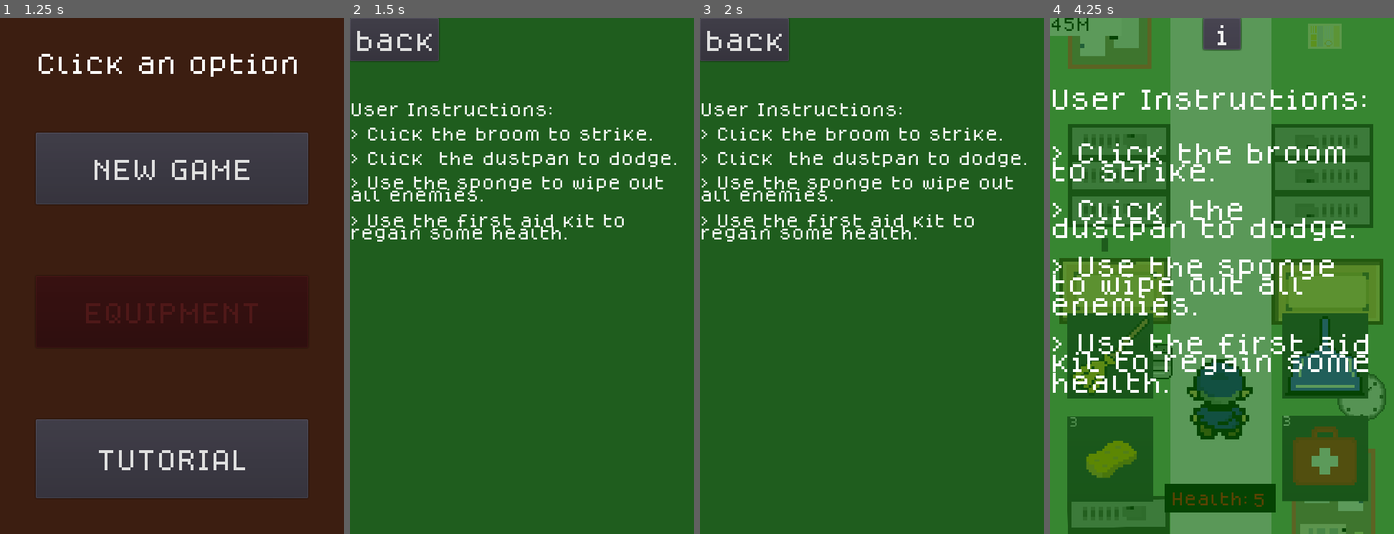
Above: before the commit, frames 1-4 (left to right).
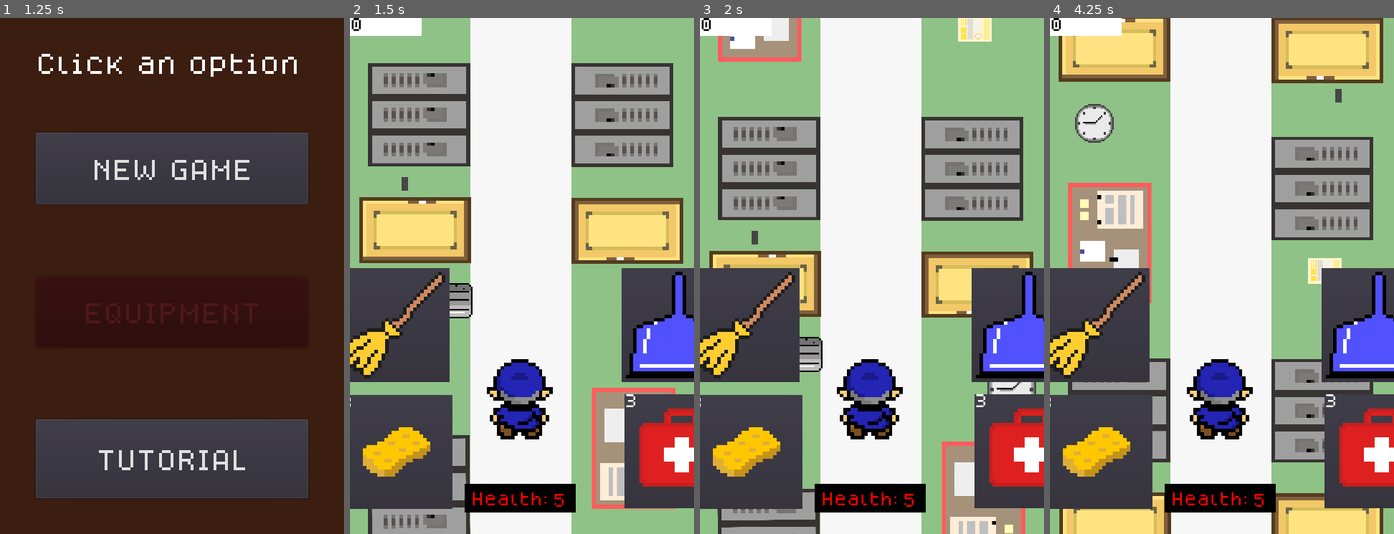
Above: after the commit, the same moments.

Repository: TheBroham7/Project-Sweep
Game: Godot game, scene res://scenes/title_screen.tscn
Two runs of this game, one before a commit and one after it. Both use one fixed random seed, a clock stepped at 60 frames per second and the inputs below.
Inputs (mouse positions are in pixels of both pictures, inside the frame that each line leads up to):
- Up to frame 1 (1.25 s): click "Click to Start" at 0.5 s
- Up to frame 2 (1.5 s): click "TUTORIAL" at 1.25 s
- Up to frame 3 (2 s): no input
- Up to frame 4 (4.25 s): click (1094, 38) at 2 s, where only the run before the commit has a clickable "back"; click (1222, 167) at 2.75 s, where only the run before the commit has a clickable "NEW GAME"; click (1222, 33) at 3.5 s, where only the run before the commit has a clickable "i"

Frame 1 is identical in both runs. In frame 2, 99% of the frame differs, in the area x 0-100%, y 0-100%; in frame 3, 99%; in frame 4, 98%.

Commit message:
organizing files
moved files where they are supposed to be, got rid of the old tutorial and started on implementing the new proper tutorial

Diff:
--- a/Tutorial.gd
+++ /dev/null
@@ -1,7 +0,0 @@
-extends Control
-
-func _ready():
-	$MenuMusic.play()
-
-func _on_Button_pressed():
-	get_tree().change_scene("res://scenes/main_menu.tscn")
--- a/scenes/Tutorial.tscn
+++ b/scenes/Tutorial.tscn
@@ -1,55 +1,21 @@
 [gd_scene load_steps=6 format=2]
 
-[ext_resource path="res://assets/fonts/dogica/OTF/dogicapixel.otf" type="DynamicFontData" id=1]
-[ext_resource path="res://Tutorial.gd" type="Script" id=2]
-[ext_resource path="res://assets/music/menu_music.mp3" type="AudioStream" id=3]
+[ext_resource path="res://scenes/player.tscn" type="PackedScene" id=1]
+[ext_resource path="res://scenes/HUD.tscn" type="PackedScene" id=2]
+[ext_resource path="res://scenes/school_background.tscn" type="PackedScene" id=3]
+[ext_resource path="res://scenes/weapon_buttons.tscn" type="PackedScene" id=4]
+[ext_resource path="res://scenes/power_ups.tscn" type="PackedScene" id=5]
 
-[sub_resource type="DynamicFont" id=2]
-size = 20
-font_data = ExtResource( 1 )
+[node name="tutorial" type="Node2D"]
 
-[sub_resource type="DynamicFont" id=1]
-size = 32
-font_data = ExtResource( 1 )
+[node name="SchoolBackground" parent="." instance=ExtResource( 3 )]
 
-[node name="Tutorial" type="Control"]
-anchor_right = 1.0
-anchor_bottom = 1.0
-script = ExtResource( 2 )
+[node name="Player" parent="." instance=ExtResource( 1 )]
 
-[node name="Background" type="ColorRect" parent="."]
-margin_right = 480.0
-margin_bottom = 720.0
-color = Color( 0.0352941, 0.403922, 0.0235294, 0.658824 )
+[node name="weapon_buttons" parent="." instance=ExtResource( 4 )]
+position = Vector2( -21, -211 )
 
-[node name="RichTextLabel" type="RichTextLabel" parent="Background"]
-margin_right = 476.0
-margin_bottom = 4142.0
-custom_fonts/normal_font = SubResource( 2 )
-text = "
+[node name="power_ups" parent="." instance=ExtResource( 5 )]
+position = Vector2( -17, -34 )
 
-
-
-
-
-
-User Instructions:
-
-> Click the broom to strike.
-
-> Click  the dustpan to dodge.
-
-> Use the sponge to wipe out all enemies.
-
-> Use the first aid kit to regain some health. "
-
-[node name="Button" type="Button" parent="Background"]
-margin_right = 120.0
-margin_bottom = 60.0
-custom_fonts/font = SubResource( 1 )
-text = "back"
-
-[node name="MenuMusic" type="AudioStreamPlayer" parent="."]
-stream = ExtResource( 3 )
-
-[connection signal="pressed" from="Background/Button" to="." method="_on_Button_pressed"]
+[node name="HUD" parent="." instance=ExtResource( 2 )]
--- a/scenes/book_projectile.tscn
+++ b/scenes/book_projectile.tscn
@@ -1,7 +1,8 @@
 [gd_scene load_steps=4 format=2]
 
 [ext_resource path="res://assets/enemies/classroom_boss/red_book_1.PNG" type="Texture" id=1]
-[ext_resource path="res://scenes/book_projectile.gd" type="Script" id=2]
+[ext_resource path="res://scripts/book_projectile.gd" type="Script" id=2]
+
 
 [sub_resource type="CapsuleShape2D" id=1]
 radius = 16.0
--- a/scenes/broom.gd
+++ /dev/null
@@ -1,15 +0,0 @@
-extends Area2D
-
-func _ready():
-	hide()
-	rotation = 0
-
-func _process(delta):
-	rotation_degrees += -10
-
-func _on_Player_broom():
-	$SwingAnimation.start()
-	show()
-
-func _on_SwingAnimation_timeout():
-	hide()
--- a/scenes/broom.tscn
+++ b/scenes/broom.tscn
@@ -1,7 +1,8 @@
 [gd_scene load_steps=4 format=2]
 
 [ext_resource path="res://assets/weapons/weapon_broom.png" type="Texture" id=1]
-[ext_resource path="res://scenes/broom.gd" type="Script" id=2]
+[ext_resource path="res://scripts/broom.gd" type="Script" id=2]
+
 
 [sub_resource type="RectangleShape2D" id=2]
 extents = Vector2( 53, 56 )
--- a/scenes/classroom_boss.tscn
+++ b/scenes/classroom_boss.tscn
@@ -3,7 +3,7 @@
 [ext_resource path="res://assets/enemies/classroom_boss/classroom_boss_2.PNG" type="Texture" id=1]
 [ext_resource path="res://assets/enemies/classroom_boss/classroom_boss_1.PNG" type="Texture" id=2]
 [ext_resource path="res://assets/enemies/classroom_boss/Iclassroom_boss_3.PNG" type="Texture" id=3]
-[ext_resource path="res://scenes/classroom_boss.gd" type="Script" id=4]
+[ext_resource path="res://scripts/classroom_boss.gd" type="Script" id=4]
 
 [sub_resource type="SpriteFrames" id=1]
 animations = [ {
--- a/scenes/dustpan.tscn
+++ b/scenes/dustpan.tscn
@@ -1,7 +1,8 @@
 [gd_scene load_steps=4 format=2]
 
-[ext_resource path="res://scenes/dustpan.gd" type="Script" id=1]
+[ext_resource path="res://scripts/dustpan.gd" type="Script" id=1]
 [ext_resource path="res://assets/weapons/weapon_dustpan.png" type="Texture" id=2]
+
 
 [sub_resource type="RectangleShape2D" id=1]
 extents = Vector2( 57.5, 10 )
--- a/scenes/main.tscn
+++ b/scenes/main.tscn
@@ -50,10 +50,10 @@
 [node name="BossSpawnPoint" type="Position2D" parent="."]
 position = Vector2( 238, 96 )
 
-[node name="CanvasLayer" type="CanvasLayer" parent="."]
+[node name="pause_button" type="CanvasLayer" parent="."]
 layer = 100
 
-[node name="Button" type="Button" parent="CanvasLayer"]
+[node name="Button" type="Button" parent="pause_button"]
 anchor_left = 0.5
 anchor_right = 0.5
 margin_left = -26.0
@@ -62,20 +62,20 @@
 custom_fonts/font = SubResource( 1 )
 text = "i"
 
-[node name="Pause" type="Control" parent="CanvasLayer/Button"]
+[node name="Pause" type="Control" parent="pause_button/Button"]
 pause_mode = 2
 visible = false
 margin_right = 486.0
 margin_bottom = 4123.0
 script = ExtResource( 7 )
 
-[node name="Background" type="ColorRect" parent="CanvasLayer/Button/Pause"]
+[node name="Background" type="ColorRect" parent="pause_button/Button/Pause"]
 margin_left = -214.0
 margin_right = 480.0
 margin_bottom = 720.0
 color = Color( 0.0352941, 0.403922, 0.0235294, 0.658824 )
 
-[node name="RichTextLabel" type="RichTextLabel" parent="CanvasLayer/Button/Pause/Background"]
+[node name="RichTextLabel" type="RichTextLabel" parent="pause_button/Button/Pause/Background"]
 margin_right = 476.0
 margin_bottom = 4142.0
 custom_fonts/mono_font = SubResource( 1 )
@@ -99,7 +99,7 @@
 > Use the first aid kit to regain some health.
 "
 
-[node name="button_dupe" type="Button" parent="CanvasLayer/Button/Pause"]
+[node name="button_dupe" type="Button" parent="pause_button/Button/Pause"]
 margin_right = 52.0
 margin_bottom = 44.0
 custom_fonts/font = SubResource( 1 )
@@ -140,6 +140,6 @@
 [connection signal="block" from="weapon_buttons" to="Player" method="_on_weapon_buttons_block"]
 [connection signal="broom" from="weapon_buttons" to="Player" method="_on_weapon_buttons_broom"]
 [connection signal="swing" from="weapon_buttons" to="Player" method="_on_weapon_buttons_swing"]
-[connection signal="pressed" from="CanvasLayer/Button" to="CanvasLayer/Button/Pause" method="_on_Button_pressed"]
-[connection signal="pressed" from="CanvasLayer/Button/Pause/button_dupe" to="CanvasLayer/Button/Pause" method="_on_button_dupe_pressed"]
+[connection signal="pressed" from="pause_button/Button" to="pause_button/Button/Pause" method="_on_Button_pressed"]
+[connection signal="pressed" from="pause_button/Button/Pause/button_dupe" to="pause_button/Button/Pause" method="_on_button_dupe_pressed"]
 [connection signal="timeout" from="WaitTime" to="." method="_on_WaitTime_timeout"]
--- a/scenes/main_menu.tscn
+++ b/scenes/main_menu.tscn
@@ -1,7 +1,7 @@
 [gd_scene load_steps=5 format=2]
 
 [ext_resource path="res://assets/fonts/dogica/OTF/dogicapixel.otf" type="DynamicFontData" id=1]
-[ext_resource path="res://scenes/main_menu.gd" type="Script" id=2]
+[ext_resource path="res://scripts/main_menu.gd" type="Script" id=2]
 [ext_resource path="res://assets/music/menu_music.mp3" type="AudioStream" id=3]
 
 [sub_resource type="DynamicFont" id=1]
--- a/scenes/title_screen.tscn
+++ b/scenes/title_screen.tscn
@@ -1,7 +1,7 @@
 [gd_scene load_steps=7 format=2]
 
 [ext_resource path="res://assets/fonts/dogica/OTF/dogicapixel.otf" type="DynamicFontData" id=1]
-[ext_resource path="res://scenes/title_screen.gd" type="Script" id=2]
+[ext_resource path="res://scripts/title_screen.gd" type="Script" id=2]
 [ext_resource path="res://assets/weapons/weapon_broom.png" type="Texture" id=3]
 [ext_resource path="res://assets/music/menu_music.mp3" type="AudioStream" id=4]
 
--- a/scripts/broom.gd
+++ b/scripts/broom.gd
@@ -1,3 +1,15 @@
-extends Sprite
+extends Area2D
 
-func ready():
+func _ready():
+	hide()
+	rotation = 0
+
+func _process(_delta):
+	rotation_degrees += -10
+
+func _on_Player_broom():
+	$SwingAnimation.start()
+	show()
+
+func _on_SwingAnimation_timeout():
+	hide()
Renamed: scenes/book_projectile.gd -> scripts/book_projectile.gd
Renamed: scenes/classroom_boss.gd -> scripts/classroom_boss.gd
Renamed: scenes/dustpan.gd -> scripts/dustpan.gd
Renamed: scenes/main_menu.gd -> scripts/main_menu.gd
Renamed: scenes/title_screen.gd -> scripts/title_screen.gd
